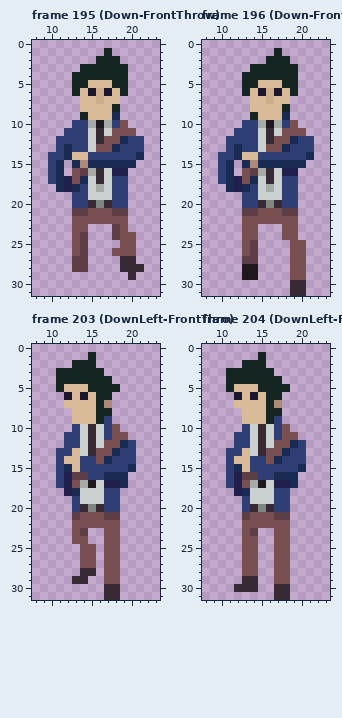
Two versions of one pixel-art file, assets_builders/Art/Teo.aseprite. The first picture shows the starting point.
32x32 pixels, 283 frames. Shown: frame 195 (Down-FrontThrow): x 8..23, y 0..31; frame 196 (Down-FrontThrow): x 8..23, y 0..31; frame 203 (DownLeft-FrontThro): x 8..23, y 0..31; frame 204 (DownLeft-FrontThro): x 8..23, y 0..31. The commit also changed other frames, which this record leaves out.
And afterwards:
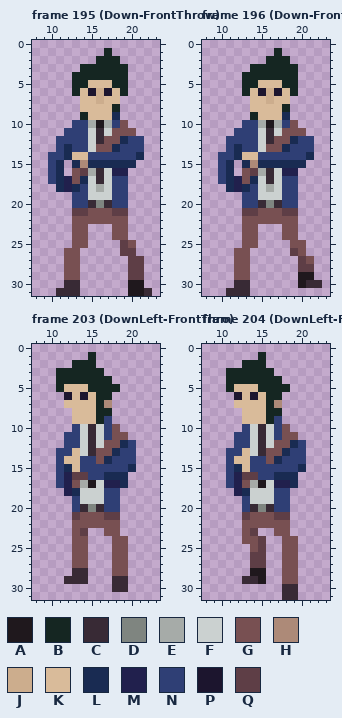
Palette (. is transparent): A #1f181d  B #152622  C #382a35  D #7f8580  E #a6aba8  F #cbd1d0  G #785052  H #ad8a78  J #ccad8d  K #d9bb9a  L #192b52  M #21204d  N #2f3f75  P #1c152e  Q #5e3e46
The exact change:
Frame 195 (Down-FrontThrow):
Colour A now appears in rows 30 to 31 at x 20 to 21.
Colour C now appears in row 30 at x 12 to 13; in row 31 at x 11 to 13 and 22.
Colour G now appears in rows 26 to 28 at x 12; in row 29 at x 12 to 13.
The author changed colour Q to colour G in row 23 at x 18; in row 24 at x 14 and 18; in row 25 at x 14; in rows 27 to 28 at x 13.
Colour Q now appears in row 27 at x 21; in row 29 at x 21.
The author changed colour C to colour Q in row 27 at x 20; in row 28 at x 20 to 21; in row 29 at x 20.
The author changed colour G to colour Q in row 25 at x 19; in row 26 at x 19 to 20.
The edit erases colour C in rows 27 to 28 at x 19.
The edit erases colour G in row 24 at x 20; in row 26 at x 18.
The edit erases colour Q in rows 26 to 28 at x 14.
Frame 196 (Down-FrontThrow):
Colour A now appears in row 29 at x 21.
The author changed colour C to colour A in row 30 at x 20.
The author changed colour G to colour A in row 29 at x 20.
Colour C now appears in row 30 at x 12 to 13 and 21 to 22; in row 31 at x 11 to 13.
Colour G now appears in row 26 at x 12; in row 27 at x 12 and 21; in rows 28 to 29 at x 12.
The author changed colour A to colour G in rows 28 to 29 at x 13.
The author changed colour Q to colour G in row 25 at x 14; in row 27 at x 13.
Colour Q now appears in row 28 at x 21.
The author changed colour G to colour Q in row 26 at x 19; in rows 27 to 28 at x 20.
The edit erases colour A in rows 28 to 29 at x 14.
The edit erases colour C in row 30 at x 19; in row 31 at x 19 to 20.
The edit erases colour G in rows 27 to 29 at x 19.
The edit erases colour Q in rows 26 to 27 at x 14.
Frame 203 (DownLeft-FrontThro):
Colour C now appears in row 28 at x 13; in row 29 at x 12 and 19; in row 30 at x 19.
The author changed colour G to colour C in row 29 at x 18.
Colour G now appears in row 24 at x 19; in rows 25 to 27 at x 13 and 19; in row 28 at x 19.
The edit erases colour C in row 28 at x 15; in row 30 at x 17; in row 31 at x 17 to 18.
The edit erases colour G in row 24 at x 17; in rows 25 to 27 at x 15 and 17; in rows 28 to 29 at x 17.
Frame 204 (DownLeft-FrontThro):
Colour A now appears in rows 28 to 29 at x 15.
The author changed colour G to colour A in row 28 at x 14.
Colour C now appears in rows 30 to 31 at x 19.
Colour G now appears in rows 24 to 29 at x 19.
Colour Q now appears in rows 24 to 27 at x 15.
The author changed colour G to colour Q in rows 26 to 27 at x 14.
The edit erases colour C in row 30 at x 12 to 14 and 17; in row 31 at x 17.
The edit erases colour G in row 24 at x 17; in rows 25 to 28 at x 13 and 17; in row 29 at x 17.
Where, in picture pixels (left, top, right, bottom), the same in both pictures:
changed: (56, 224, 152, 296)
changed: (226, 240, 322, 296)
changed: (64, 536, 128, 600)
changed: (234, 536, 298, 600)
